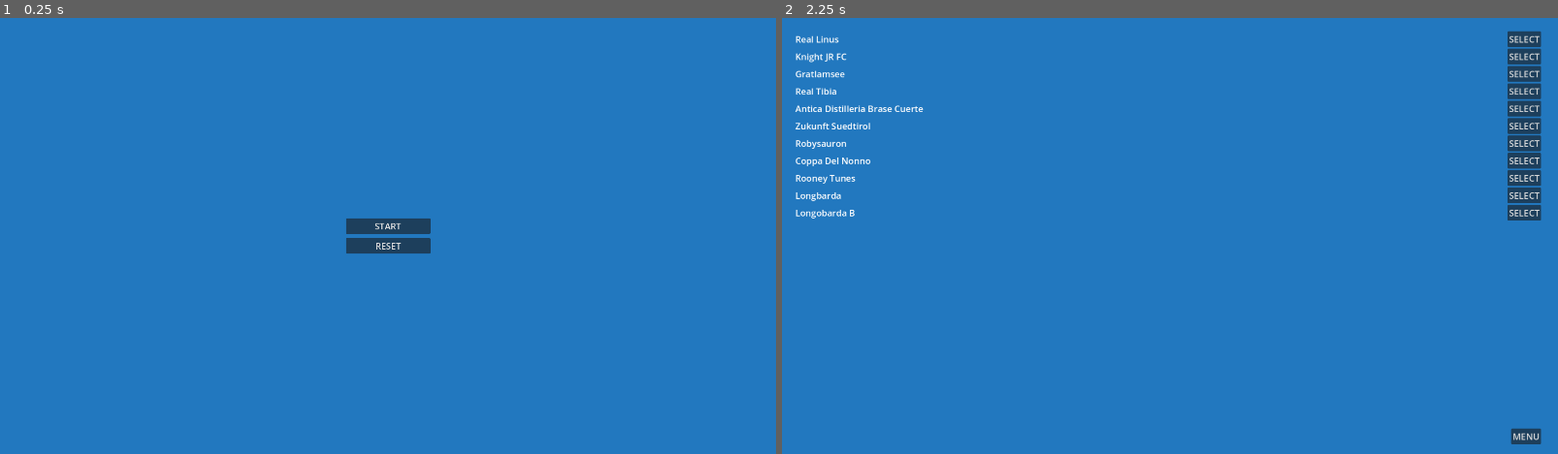
Above: before the commit, frames 1-2 (left to right).
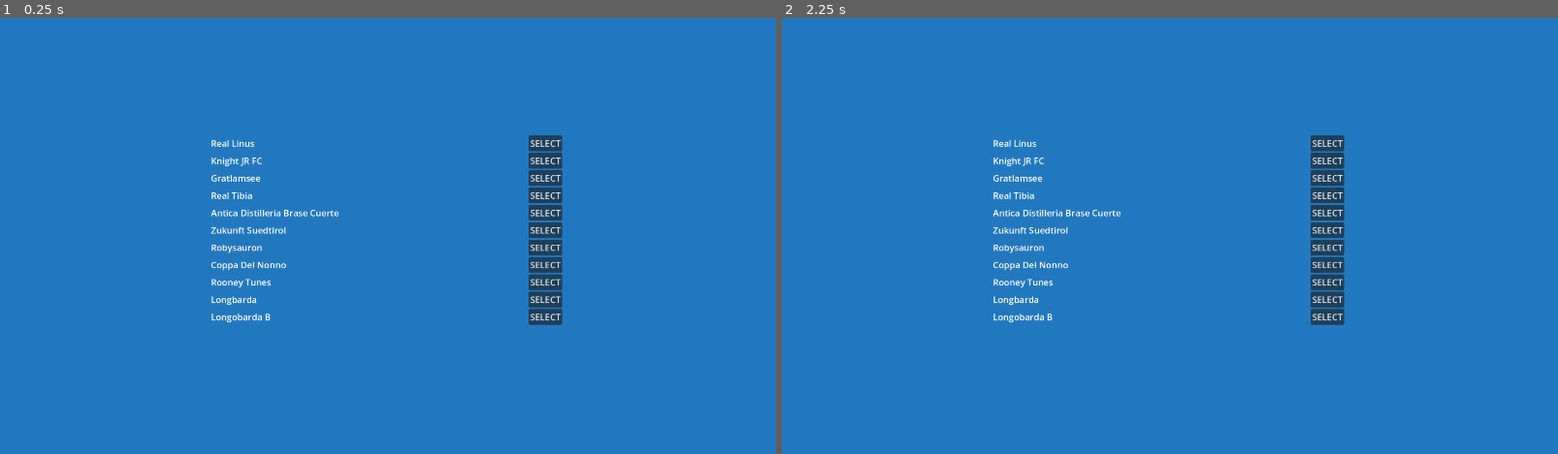
Above: after the commit, the same moments.

Repository: dulvui/condor
Game: Godot game, scene res://src/screens/menu/menu.tscn
The game is run twice, just before and just after one commit, with the same random seed, the same clock (stepped at 60 frames per second) and the same inputs.
Inputs (mouse positions are in pixels of both pictures, inside the frame that each line leads up to):
- Up to frame 1 (0.25 s): no input
- Up to frame 2 (2.25 s): click (1170, 227) at 0.5 s, where only the run before the commit has a clickable "START"; click (1526, 436) at 1.25 s, where only the run before the commit has a clickable "MENU"; click (1170, 227) at 2 s, where only the run before the commit has a clickable "START"

The runs differ from the first frame. In frame 1, 3.3% of the frame differs, in the area x 27-73%, y 26-71%; in frame 2, 5.2%, in the area x 1-98%, y 2-98%.

Commit message:
menu: move teams view to menu

Diff:
--- a/app/src/screens/menu/menu.gd
+++ b/app/src/screens/menu/menu.gd
@@ -4,7 +4,7 @@
 
 extends Control
 
-@onready var admin_section: VBoxContainer = $Buttons/AdminSection
+@onready var admin_section: VBoxContainer = $VBoxContainer/AdminSection
 @onready var reset_dialog: ConfirmationDialog = $ResetDialog
 
 
@@ -12,14 +12,6 @@
 	admin_section.visible = Config.is_admin
 	# always close server connection in menu
 	Client.close()
-
-
-func _on_start_pressed() -> void:
-	get_tree().change_scene_to_file("res://src/screens/teams/teams.tscn")
-
-
-func _on_teams_pressed() -> void:
-	get_tree().change_scene_to_file("res://src/screens/teams/teams.tscn")
 
 
 func _on_export_pressed() -> void:
--- a/app/src/screens/menu/menu.tscn
+++ b/app/src/screens/menu/menu.tscn
@@ -1,6 +1,7 @@
-[gd_scene load_steps=2 format=3 uid="uid://cce4r3em5m283"]
+[gd_scene load_steps=3 format=3 uid="uid://cce4r3em5m283"]
 
 [ext_resource type="Script" path="res://src/screens/menu/menu.gd" id="1_lsxx0"]
+[ext_resource type="PackedScene" uid="uid://h78og16kspcj" path="res://src/screens/teams/teams.tscn" id="2_ygfth"]
 
 [node name="Menu" type="Control"]
 layout_mode = 3
@@ -12,67 +13,55 @@
 script = ExtResource("1_lsxx0")
 
 [node name="Panel" type="Panel" parent="."]
-layout_mode = 1
-anchors_preset = 15
-anchor_right = 1.0
-anchor_bottom = 1.0
+layout_mode = 2
+offset_right = 1920.0
+offset_bottom = 1080.0
 grow_horizontal = 2
 grow_vertical = 2
 
-[node name="Buttons" type="VBoxContainer" parent="."]
+[node name="VBoxContainer" type="VBoxContainer" parent="."]
 layout_mode = 1
 anchors_preset = 8
 anchor_left = 0.5
 anchor_top = 0.5
 anchor_right = 0.5
 anchor_bottom = 0.5
-offset_left = -104.5
-offset_top = -101.0
-offset_right = 104.5
-offset_bottom = 101.0
+offset_left = -438.0
+offset_top = -492.0
+offset_right = 431.0
+offset_bottom = 464.0
 grow_horizontal = 2
 grow_vertical = 2
 theme_override_constants/separation = 40
 alignment = 1
-metadata/_edit_use_anchors_ = true
 
-[node name="DefaultSection" type="VBoxContainer" parent="Buttons"]
+[node name="Teams" parent="VBoxContainer" instance=ExtResource("2_ygfth")]
 layout_mode = 2
-theme_override_constants/separation = 10
-alignment = 1
+size_flags_vertical = 3
 
-[node name="Start" type="Button" parent="Buttons/DefaultSection"]
-layout_mode = 2
-text = "START"
-
-[node name="Reset" type="Button" parent="Buttons/DefaultSection"]
-layout_mode = 2
-text = "RESET"
-
-[node name="AdminSection" type="VBoxContainer" parent="Buttons"]
+[node name="AdminSection" type="VBoxContainer" parent="VBoxContainer"]
 visible = false
 layout_mode = 2
 theme_override_constants/separation = 10
 alignment = 1
 
-[node name="AdminActive" type="Label" parent="Buttons/AdminSection"]
+[node name="AdminActive" type="Label" parent="VBoxContainer/AdminSection"]
 layout_mode = 2
 text = "ADMIN"
 horizontal_alignment = 1
 metadata/_edit_use_anchors_ = true
 
-[node name="Teams" type="Button" parent="Buttons/AdminSection"]
-layout_mode = 2
-text = "TEAMS"
-
-[node name="Export" type="Button" parent="Buttons/AdminSection"]
+[node name="Export" type="Button" parent="VBoxContainer/AdminSection"]
 layout_mode = 2
 text = "EXPORT"
 
+[node name="Reset" type="Button" parent="VBoxContainer/AdminSection"]
+layout_mode = 2
+text = "RESET"
+
 [node name="Homepage" type="LinkButton" parent="."]
 visible = false
-layout_mode = 1
-anchors_preset = -1
+layout_mode = 2
 anchor_left = 0.324729
 anchor_top = 0.81663
 anchor_right = 0.683604
@@ -93,14 +82,10 @@
 [node name="AdminButton" type="Button" parent="."]
 modulate = Color(1, 1, 1, 0)
 layout_mode = 2
-anchor_left = 0.029
-anchor_top = 0.83
-anchor_right = 0.258
-anchor_bottom = 0.933
-offset_left = -7.68
-offset_top = -8.40002
-offset_right = 0.639954
-offset_bottom = 9.35999
+anchor_right = 0.15
+anchor_bottom = 0.131
+offset_right = 4.0
+offset_bottom = -14.48
 theme_override_font_sizes/font_size = 32
 text = "ADMIN"
 
@@ -110,9 +95,7 @@
 size = Vector2i(200, 102)
 dialog_text = "DELETE ALL DATA?"
 
-[connection signal="pressed" from="Buttons/DefaultSection/Start" to="." method="_on_start_pressed"]
-[connection signal="pressed" from="Buttons/DefaultSection/Reset" to="." method="_on_reset_pressed"]
-[connection signal="pressed" from="Buttons/AdminSection/Teams" to="." method="_on_teams_pressed"]
-[connection signal="pressed" from="Buttons/AdminSection/Export" to="." method="_on_export_pressed"]
+[connection signal="pressed" from="VBoxContainer/AdminSection/Export" to="." method="_on_export_pressed"]
+[connection signal="pressed" from="VBoxContainer/AdminSection/Reset" to="." method="_on_reset_pressed"]
 [connection signal="pressed" from="AdminButton" to="." method="_on_admin_button_pressed"]
 [connection signal="confirmed" from="ResetDialog" to="." method="_on_reset_dialog_confirmed"]
--- a/app/src/screens/teams/team_box/team_box.gd
+++ b/app/src/screens/teams/team_box/team_box.gd
@@ -26,6 +26,7 @@
 func _on_delete_pressed() -> void:
 	delete_dialog.popup_centered()
 
+
 func _on_delete_dialog_confirmed() -> void:
 	Config.delete_team(team)
 	deleted.emit()
--- a/app/src/screens/teams/teams.gd
+++ b/app/src/screens/teams/teams.gd
@@ -2,17 +2,14 @@
 
 # SPDX-License-Identifier: AGPL-3.0-or-later
 
-extends Control
+extends VBoxContainer
 
 const TeamBox: PackedScene = preload("res://src/screens/teams/team_box/team_box.tscn")
 
-@onready var add_player:HBoxContainer = $VBoxContainer/TeamAdd
-@onready var add_button:Button = $VBoxContainer/TeamAdd/Add
-@onready var name_edit:LineEdit = $VBoxContainer/TeamAdd/Name
-@onready var team_list:VBoxContainer = $VBoxContainer/ScrollContainer/List
-
-
-var team_to_delte:Team
+@onready var add_player:HBoxContainer = $TeamAdd
+@onready var add_button:Button = $TeamAdd/Add
+@onready var name_edit:LineEdit = $TeamAdd/Name
+@onready var team_list:VBoxContainer = $ScrollContainer/List
 
 func _ready() -> void:
 	for team in Config.teams:
@@ -21,7 +18,7 @@
 
 
 func _add_team(team: Team):
-	var team_box:TeamBox = TeamBox.instantiate()
+	var team_box: TeamBox = TeamBox.instantiate()
 	team_list.add_child(team_box)
 	team_box.set_up(team)
 	team_box.deleted.connect(_update_list)
@@ -34,15 +31,13 @@
 	team.set_up(team_name, 0)
 	return team
 
+
 func _update_list() -> void:
 	for team_box in team_list.get_children():
 		team_box.queue_free()
 
 	for team in Config.teams:
 		_add_team(team)
-
-func _on_menu_pressed() -> void:
-	get_tree().change_scene_to_file("res://src/screens/menu/menu.tscn")
 
 
 func _on_add_pressed() -> void:
--- a/app/src/screens/teams/teams.tscn
+++ b/app/src/screens/teams/teams.tscn
@@ -3,8 +3,7 @@
 [ext_resource type="Script" path="res://src/screens/teams/teams.gd" id="1_rs82a"]
 [ext_resource type="Theme" uid="uid://ctqg0on3ebbdy" path="res://fanta_theme.tres" id="1_vow8b"]
 
-[node name="Teams" type="Control"]
-layout_mode = 3
+[node name="Teams" type="VBoxContainer"]
 anchors_preset = 15
 anchor_right = 1.0
 anchor_bottom = 1.0
@@ -13,70 +12,32 @@
 theme = ExtResource("1_vow8b")
 script = ExtResource("1_rs82a")
 
-[node name="Panel" type="Panel" parent="."]
-layout_mode = 1
-anchors_preset = 15
-anchor_right = 1.0
-anchor_bottom = 1.0
-grow_horizontal = 2
-grow_vertical = 2
-
-[node name="VBoxContainer" type="VBoxContainer" parent="."]
-layout_mode = 1
-anchors_preset = 8
-anchor_left = 0.5
-anchor_top = 0.5
-anchor_right = 0.5
-anchor_bottom = 0.5
-offset_left = -927.0
-offset_top = -507.0
-offset_right = 918.0
-offset_bottom = 516.0
-grow_horizontal = 2
-grow_vertical = 2
-
-[node name="ScrollContainer" type="ScrollContainer" parent="VBoxContainer"]
+[node name="ScrollContainer" type="ScrollContainer" parent="."]
 layout_mode = 2
 size_flags_vertical = 3
 metadata/_edit_use_anchors_ = true
 
-[node name="List" type="VBoxContainer" parent="VBoxContainer/ScrollContainer"]
+[node name="List" type="VBoxContainer" parent="ScrollContainer"]
+layout_mode = 2
+size_flags_horizontal = 3
+size_flags_vertical = 3
+alignment = 1
+
+[node name="TeamAdd" type="HBoxContainer" parent="."]
+layout_mode = 2
+metadata/_edit_use_anchors_ = true
+
+[node name="Name" type="LineEdit" parent="TeamAdd"]
 layout_mode = 2
 size_flags_horizontal = 3
 
-[node name="TeamAdd" type="HBoxContainer" parent="VBoxContainer"]
-layout_mode = 2
-metadata/_edit_use_anchors_ = true
-
-[node name="Name" type="LineEdit" parent="VBoxContainer/TeamAdd"]
-layout_mode = 2
-size_flags_horizontal = 3
-
-[node name="Add" type="Button" parent="VBoxContainer/TeamAdd"]
+[node name="Add" type="Button" parent="TeamAdd"]
 layout_mode = 2
 text = "ADD"
 
-[node name="VSeparator" type="VSeparator" parent="VBoxContainer/TeamAdd"]
+[node name="VSeparator" type="VSeparator" parent="TeamAdd"]
 modulate = Color(1, 1, 1, 0)
 custom_minimum_size = Vector2(200, 0)
 layout_mode = 2
 
-[node name="Menu" type="Button" parent="VBoxContainer"]
-layout_mode = 2
-size_flags_horizontal = 8
-text = "MENU"
-metadata/_edit_use_anchors_ = true
-
-[node name="DeleteDialog" type="ConfirmationDialog" parent="."]
-title = "DELETE_TEAM"
-size = Vector2i(200, 102)
-
-[node name="Team" type="Label" parent="DeleteDialog"]
-offset_left = 8.0
-offset_top = 8.0
-offset_right = 192.0
-offset_bottom = 42.0
-
-[connection signal="pressed" from="VBoxContainer/TeamAdd/Add" to="." method="_on_add_pressed"]
-[connection signal="pressed" from="VBoxContainer/Menu" to="." method="_on_menu_pressed"]
-[connection signal="confirmed" from="DeleteDialog" to="." method="_on_delete_dialog_confirmed"]
+[connection signal="pressed" from="TeamAdd/Add" to="." method="_on_add_pressed"]
